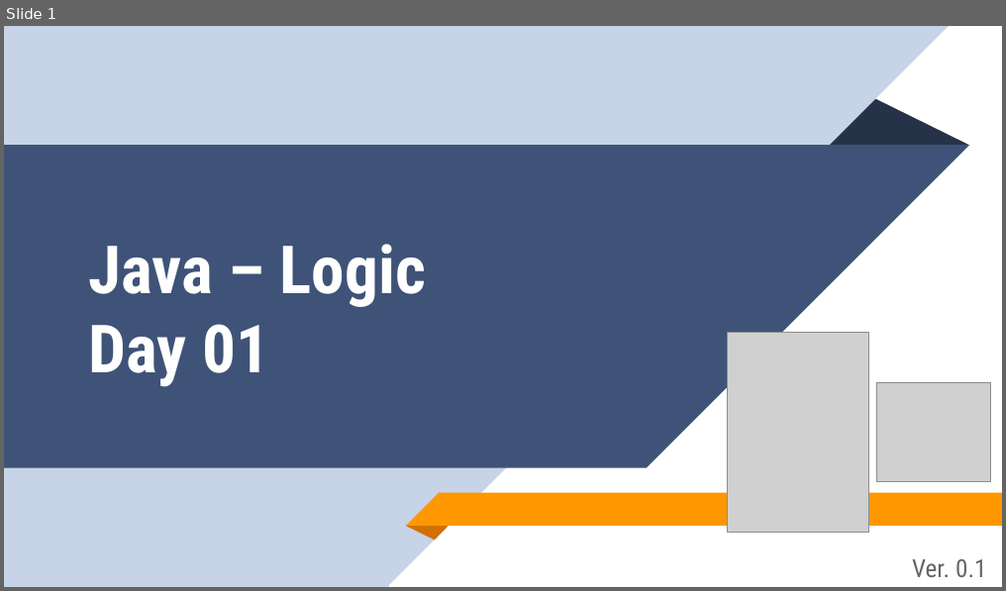
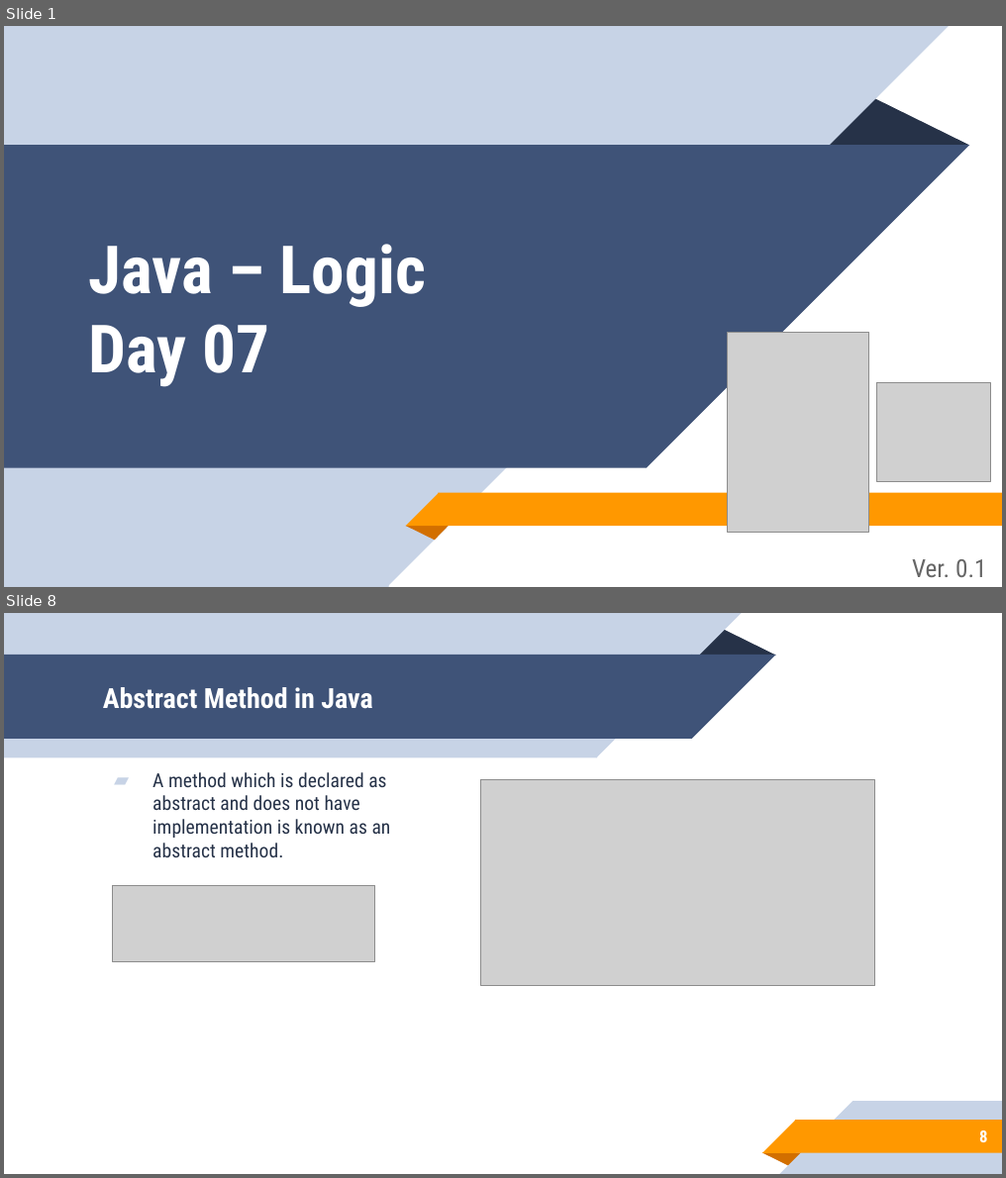
Before and after one commit to aronipurwanto/materi-xa, a slide deck: java/java-logic/Slide-Java-Logic-07.pptx. Shown one above the other, each under a label of ours: slide 1 before the commit, slides 1 and 8 after it; the slides between them are not shown. The pictures are 1006x591 and 1006x1178 pixels, drawn with LibreOffice and Linux fonts; fonts in the diff are those of the drawing; grey boxes stand for pictures. Boxes give left, top, right and bottom in pixels: in the first picture for what was removed or moved away, otherwise in the second. Text is boxed around its words. In the diff, an @@ line names an element or a change of style, - is before the commit and + after.

Commit message:
update logic 6

```diff
--- a/java/java-logic/Slide-Java-Logic-07.pptx
+++ b/java/java-logic/Slide-Java-Logic-07.pptx
@@ slide 8 added at (4,613,1002,1174), background #FFFFFF @@
@@ group added at (4,613,775,758): 2 rectangles, 2 right triangles, 1 triangle @@
@@ title added at (103,687,372,709), 20 pt, text #FFFFFF, bold @@
+Abstract Method in Java
@@ text added at (152,772,391,858), 14 pt, text #263248 @@
+▰ A method which is declared as abstract and does not have implementation is known as an abstract method.
@@ picture added at (481,780,875,986) @@
@@ picture added at (112,885,375,962) @@
@@ group added at (762,1101,1002,1173): 2 rectangles, 2 right triangles, 1 triangle @@
@@ page number added at (979,1131,987,1143), 12 pt, text #FFFFFF, bold @@
+8
@@ slide 1 changed as well @@
@@ title at (89,244,426,387): text changed @@
-Java – Logic
-Day 01
+Java – Logic
+Day 07
```
Also in this commit, not shown: 12 other slides changed, 39 other slides added, 21 slides removed, 41 other files.
